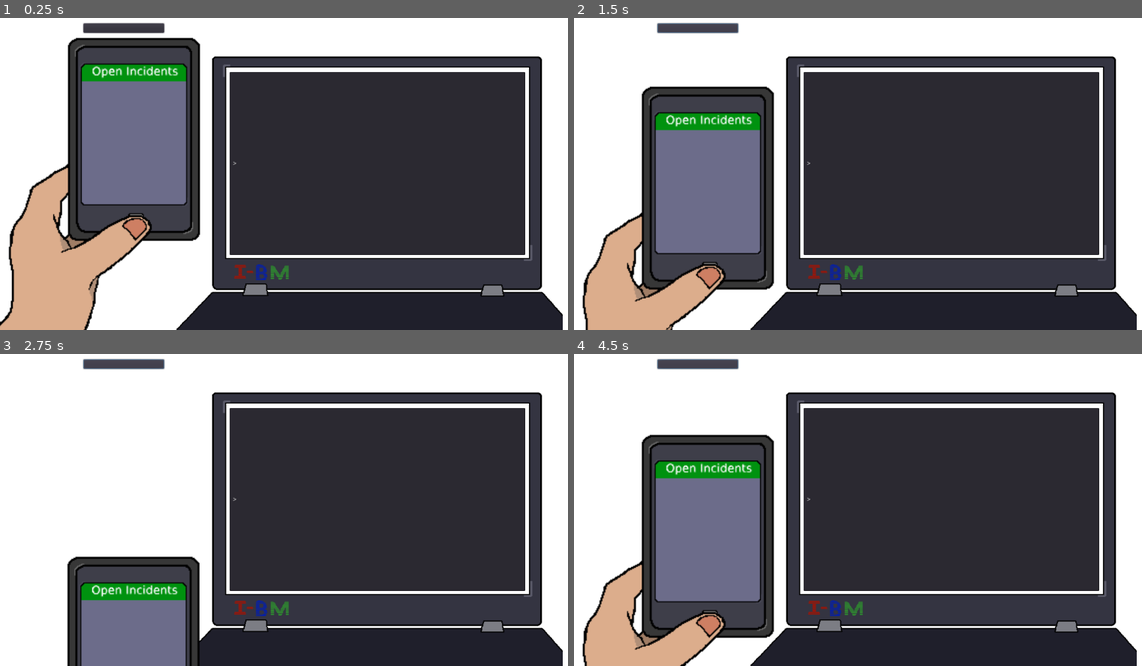
Above: before the commit, frames 1-4 (two rows, left to right).
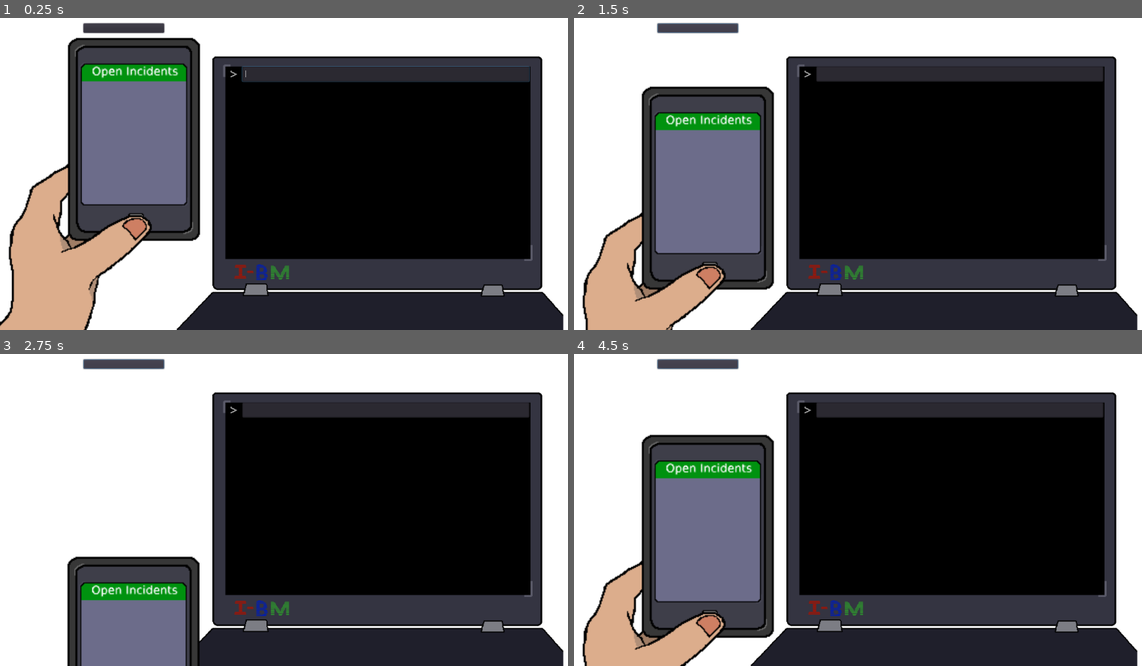
Above: after the commit, the same moments.

Repository: Epitrochoid/ludum-dare-40
Game: Godot game, scene res://Container.tscn
Same seed, same stepped clock (60 frames per second), same inputs: the game is played once before the commit and once after it.
Inputs (mouse positions are in pixels of both pictures, inside the frame that each line leads up to):
- Up to frame 1 (0.25 s): no input
- Up to frame 2 (1.5 s): click (698, 27) at 0.5 s; click (698, 27) at 1.25 s
- Up to frame 3 (2.75 s): click (124, 363) at 2 s
- Up to frame 4 (4.5 s): tap Enter at 2.75, 4.25 s; tap Space at 3.5 s

The runs differ from the first frame. In frame 1, 32% of the frame differs, in the area x 31-100%, y 12-100%; in frame 2, 32%; in frame 3, 32%; in frame 4, 32%.

Commit message:
Terminal scrolling. More work to do, but some progress at least

Diff:
--- a/Container.tscn
+++ b/Container.tscn
@@ -2,18 +2,12 @@
 
 [ext_resource path="res://ColorRect.gd" type="Script" id=1]
 [ext_resource path="res://assets/laptop_colored.png" type="Texture" id=2]
-[ext_resource path="res://LineEdit.gd" type="Script" id=3]
+[ext_resource path="res://TerminalLine.tscn" type="PackedScene" id=3]
 [ext_resource path="res://assets/phone_with_interface.png" type="Texture" id=4]
-
-[sub_resource type="CanvasItemMaterial" id=1]
-
-render_priority = 0
-blend_mode = 0
-light_mode = 0
 
 [node name="Container" type="Container"]
 
-material = SubResource( 1 )
+light_mask = 15
 anchor_left = 0.0
 anchor_top = 0.0
 anchor_right = 0.0
@@ -48,31 +42,66 @@
 
 [node name="Laptop" type="Sprite" parent="ColorRect"]
 
-position = Vector2( 720, 400 )
+position = Vector2( 720.632, 400 )
 scale = Vector2( 1.2, 1.06667 )
 texture = ExtResource( 2 )
 
-[node name="LineEdit" type="LineEdit" parent="ColorRect/Laptop"]
+[node name="ColorRect" type="ColorRect" parent="ColorRect/Laptop"]
 
 anchor_left = 0.0
 anchor_top = 0.0
 anchor_right = 0.0
 anchor_bottom = 0.0
-margin_left = -192.0
-margin_top = -216.0
-margin_right = 333.0
-margin_bottom = 150.0
+margin_left = -200.0
+margin_top = -226.0
+margin_right = 341.0
+margin_bottom = 157.0
 rect_pivot_offset = Vector2( 0, 0 )
 rect_clip_content = false
 mouse_filter = 0
 size_flags_horizontal = 1
 size_flags_vertical = 1
-focus_mode = 2
-placeholder_alpha = 0.6
-caret_blink = false
-caret_blink_speed = 0.65
-context_menu_enabled = true
-script = ExtResource( 3 )
+color = Color( 0, 0, 0, 1 )
+
+[node name="Terminal" type="ScrollContainer" parent="ColorRect/Laptop/ColorRect"]
+
+use_parent_material = true
+anchor_left = 0.0
+anchor_top = 0.0
+anchor_right = 0.0
+anchor_bottom = 0.0
+margin_top = -1.0
+margin_right = 542.0
+margin_bottom = 384.0
+rect_min_size = Vector2( 0, 30 )
+rect_pivot_offset = Vector2( 0, 0 )
+rect_clip_content = false
+mouse_filter = 0
+size_flags_horizontal = 1
+size_flags_vertical = 1
+scroll_horizontal = true
+scroll_vertical = true
+
+[node name="VBoxContainer" type="VBoxContainer" parent="ColorRect/Laptop/ColorRect/Terminal"]
+
+anchor_left = 0.0
+anchor_top = 0.0
+anchor_right = 0.0
+anchor_bottom = 0.0
+margin_bottom = 30.0
+rect_pivot_offset = Vector2( 0, 0 )
+rect_clip_content = false
+mouse_filter = 1
+size_flags_horizontal = 1
+size_flags_vertical = 1
+alignment = 0
+
+[node name="TerminalLine" parent="ColorRect/Laptop/ColorRect/Terminal/VBoxContainer" instance=ExtResource( 3 )]
+
+anchor_right = 0.0
+anchor_bottom = 0.0
+margin_right = 0.0
+margin_bottom = 30.0
 
 [node name="Phone" type="Sprite" parent="ColorRect"]
 
--- a/LineEdit.gd
+++ b/LineInput.gd
@@ -7,8 +7,16 @@
 func _ready():
 	# Called every time the node is added to the scene.
 	# Initialization here
-	append_at_cursor('> ')
+	grab_focus()
+	self.connect("text_entered", self, "_on_enter_pressed")
 	pass
+
+func _on_enter_pressed(someText):
+	print('input received! ', someText)
+	var terminal_node = self.get_parent().get_parent()
+	var new_terminal_line = load("res://TerminalLine.tscn").instance()
+	terminal_node.add_child(new_terminal_line)
+
 
 func _process(delta):
 	# Called every frame. Delta is time since last frame.
--- /dev/null
+++ b/TerminalLine.tscn
@@ -0,0 +1,77 @@
+[gd_scene load_steps=4 format=2]
+
+[ext_resource path="res://LineInput.gd" type="Script" id=1]
+[ext_resource path="res://assets/fonts/Comfortaa-Bold.ttf" type="DynamicFontData" id=2]
+
+[sub_resource type="DynamicFont" id=1]
+
+size = 24
+use_mipmaps = false
+use_filter = false
+extra_spacing_top = -4
+extra_spacing_bottom = -6
+font_data = ExtResource( 2 )
+
+[node name="TerminalLine" type="Container"]
+
+use_parent_material = true
+anchor_left = 0.0
+anchor_top = 0.0
+anchor_right = 0.42188
+anchor_bottom = 0.04167
+margin_right = -0.00634766
+margin_bottom = -0.00239944
+rect_min_size = Vector2( 0, 30 )
+rect_pivot_offset = Vector2( 0, 0 )
+rect_clip_content = false
+mouse_filter = 0
+size_flags_horizontal = 1
+size_flags_vertical = 1
+
+[node name="LineInput" type="LineEdit" parent="."]
+
+use_parent_material = true
+anchor_left = 0.0
+anchor_top = 0.0
+anchor_right = 0.0
+anchor_bottom = 0.0
+margin_left = 30.0
+margin_right = 540.0
+margin_bottom = 30.0
+rect_pivot_offset = Vector2( 0, 0 )
+rect_clip_content = false
+mouse_filter = 0
+size_flags_horizontal = 1
+size_flags_vertical = 1
+custom_colors/selection_color = Color( 1, 1, 1, 1 )
+custom_colors/cursor_color = Color( 1, 1, 1, 1 )
+custom_colors/font_color_selected = Color( 0, 0.65625, 0.0102539, 1 )
+custom_colors/font_color = Color( 0, 0.65625, 0.0102539, 1 )
+focus_mode = 2
+placeholder_alpha = 0.6
+caret_blink = false
+caret_blink_speed = 0.65
+context_menu_enabled = false
+script = ExtResource( 1 )
+
+[node name="Prompt" type="Label" parent="."]
+
+anchor_left = 0.0
+anchor_top = 0.0
+anchor_right = 0.0
+anchor_bottom = 0.0
+margin_right = 30.0
+margin_bottom = 30.0
+rect_pivot_offset = Vector2( 0, 0 )
+rect_clip_content = false
+mouse_filter = 2
+size_flags_horizontal = 1
+size_flags_vertical = 2
+custom_fonts/font = SubResource( 1 )
+custom_colors/font_color = Color( 0.628906, 0.628906, 0.628906, 1 )
+text = ">"
+align = 1
+valign = 1
+percent_visible = 1.0
+lines_skipped = 0
+max_lines_visible = -1
Binary file added: assets/fonts/Comfortaa-Bold.ttf
